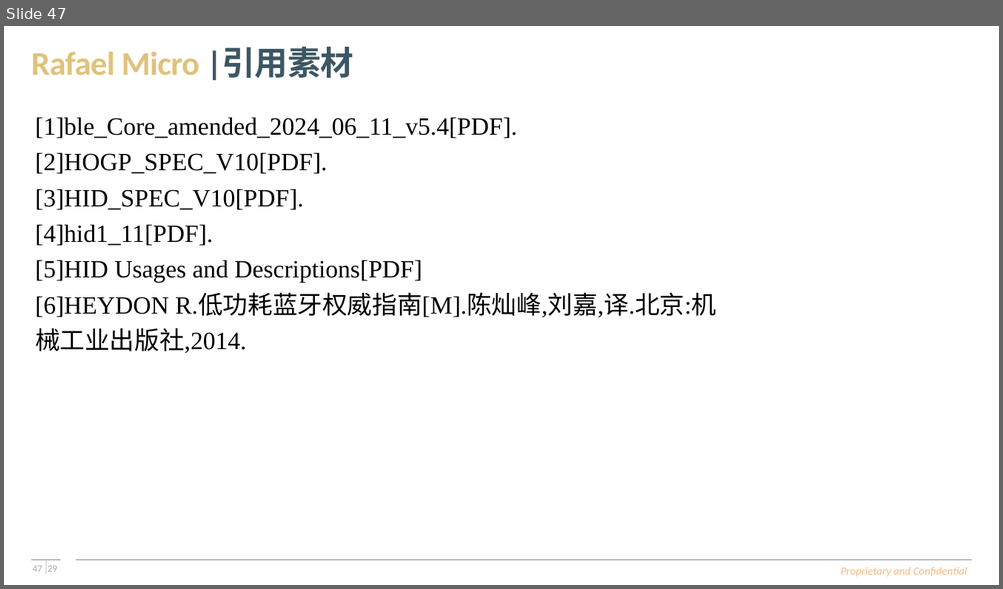
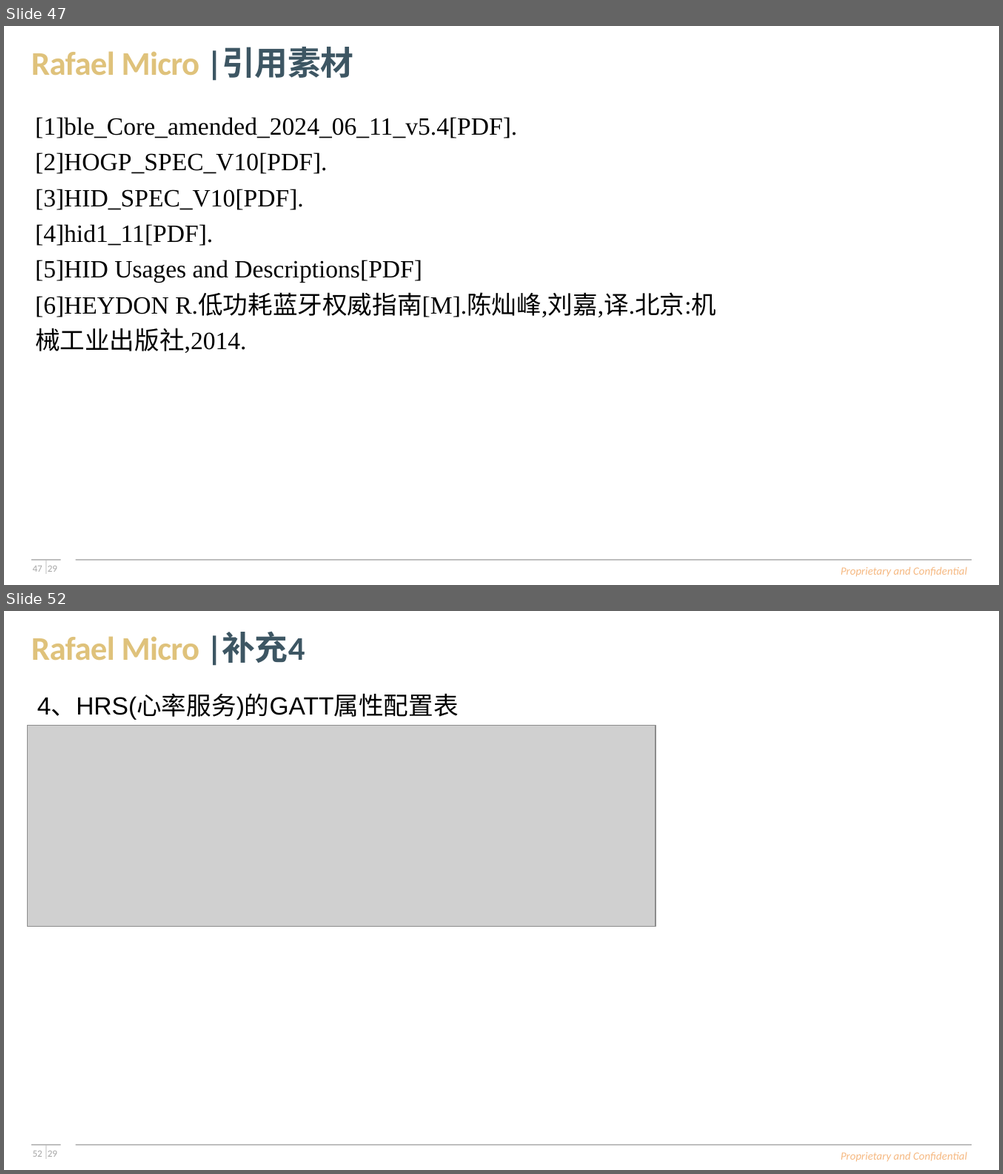
Before and after one commit to SimonLee584/rt58x_alpha_training_maindev, a slide deck: Meeting_Doc/Part-II_Ble_Spec/BLE学习报告(许浩彬).pptx. Shown one above the other, each under a label of ours: slide 47 before the commit, slides 47 and 52 after it; the slides between them are not shown. The pictures are 1003x589 and 1003x1174 pixels, drawn with LibreOffice and Linux fonts; fonts in the diff are those of the drawing; grey boxes stand for pictures; background and template pictures are left out. Boxes give left, top, right and bottom in pixels: in the first picture for what was removed or moved away, otherwise in the second. Text is boxed around its words. In the diff, an @@ line names an element or a change of style, - is before the commit and + after.

```diff
--- a/Meeting_Doc/Part-II_Ble_Spec/BLE学习报告(许浩彬).pptx
+++ b/Meeting_Doc/Part-II_Ble_Spec/BLE学习报告(许浩彬).pptx
@@ slide 52 added at [4,611,999,1170], background #FFFFFF; not listed: 8 template elements that a slide beside it also shows @@
@@ text added at [31,632,305,666], 24 pt, text #DFC27B, bold @@
+Rafael Micro |补充4
@@ text added at [37,695,458,719], 18 pt, text #000000 @@
+4、HRS(心率服务)的GATT属性配置表
@@ picture added at [28,726,655,926] @@
```
Also in this commit, not shown: 5 slides changed, 4 other slides added.
